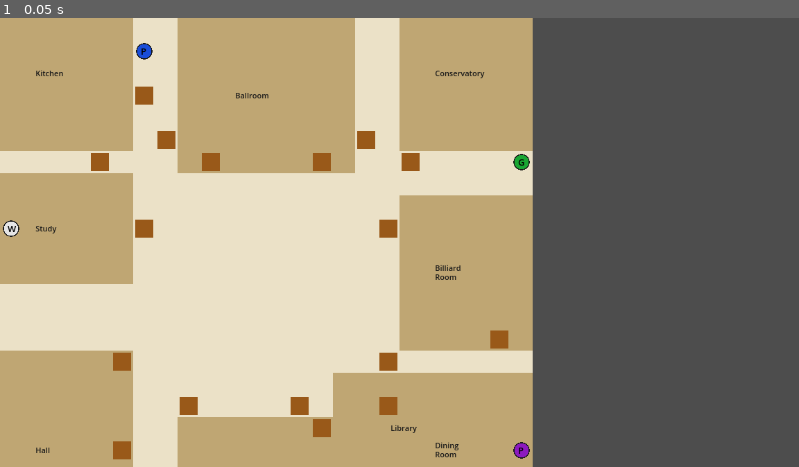
Above: before the commit, frame 1.
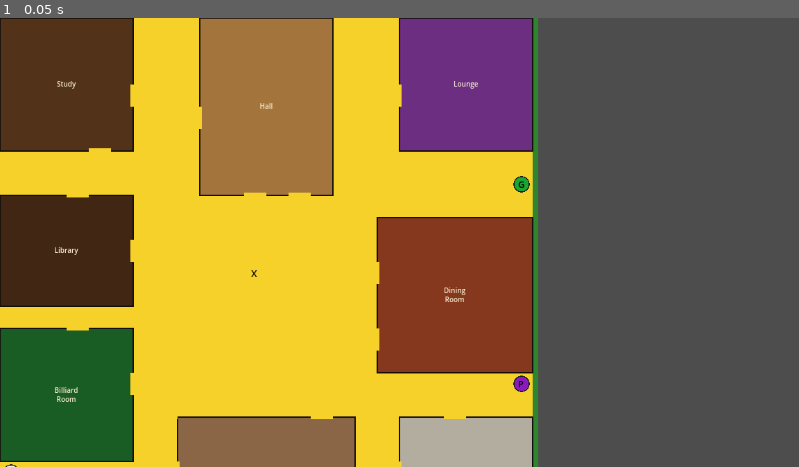
Above: after the commit, the same moment.

Repository: GamanMil/Cluedo_Team50_Godot
Game: Godot game, scene res://Scenes/test_board.tscn
The game is run twice, just before and just after one commit, with the same random seed, the same clock (stepped at 60 frames per second) and the same inputs.
Inputs:
- Up to frame 1 (0.05 s): no input

The runs differ from the first frame. In frame 1, 67% of the frame differs, in the area x 0-68%, y 0-100%.

Commit message:
updated the board to fit the original layout - still not perfect but working

Diff:
--- a/Scripts/Board.gd
+++ b/Scripts/Board.gd
@@ -1,6 +1,5 @@
 extends Node2D
 class_name Board
-
 
 signal player_entered_room(room_name: String)
 signal player_entered_corridor()
@@ -8,31 +7,43 @@
 const COLS      = 24
 const ROWS      = 25
 const CELL_SIZE = 32
-
-
-const COLOR_ROOM        = Color(0.75, 0.65, 0.45)   # tan
-const COLOR_CORRIDOR    = Color(0.92, 0.88, 0.78)   # light cream
-const COLOR_WALL        = Color(0.15, 0.12, 0.10)   # near black
-const COLOR_HIGHLIGHT   = Color(0.3,  0.8,  0.3, 0.5) # translucent green
-const COLOR_ROOM_LABEL  = Color(0.1,  0.1,  0.1)
-const COLOR_DOOR        = Color(0.6,  0.35, 0.1)    # brown door marker
+const WALL_W    = 2.5
+
+const COLOR_BG         = Color(0.18, 0.52, 0.18)
+const COLOR_CORRIDOR   = Color(0.96, 0.82, 0.16)
+const COLOR_WALL       = Color(0.08, 0.06, 0.05)
+const COLOR_HIGHLIGHT  = Color(0.20, 0.95, 0.25, 0.50)
+const COLOR_LABEL      = Color(0.96, 0.92, 0.80)
+const COLOR_CENTRE_TXT = Color(0.10, 0.10, 0.10)
+
+const ROOM_COLORS: Dictionary = {
+	"Study":         Color(0.32, 0.20, 0.10),
+	"Hall":          Color(0.64, 0.46, 0.24),
+	"Lounge":        Color(0.42, 0.18, 0.50),
+	"Library":       Color(0.26, 0.15, 0.08),
+	"Dining Room":   Color(0.52, 0.22, 0.12),
+	"Billiard Room": Color(0.10, 0.36, 0.14),
+	"Conservatory":  Color(0.24, 0.48, 0.22),
+	"Ballroom":      Color(0.54, 0.40, 0.28),
+	"Kitchen":       Color(0.70, 0.68, 0.62),
+}
 
 const STARTING_CELLS: Dictionary = {
 	"Miss Scarlett": Vector2i(7,  24),
-	"Col Mustard":   Vector2i(14, 24),
-	"Prof Plum":     Vector2i(23, 19),
-	"Rev Green":     Vector2i(23, 6),
-	"Mrs Peacock":   Vector2i(6,  1),
-	"Mrs White":     Vector2i(0,  9)
+	"Col Mustard":   Vector2i(17, 24),
+	"Prof Plum":     Vector2i(23, 16),
+	"Rev Green":     Vector2i(23,  7),
+	"Mrs Peacock":   Vector2i(6,  22),
+	"Mrs White":     Vector2i(0,  20),
 }
 
 const TOKEN_COLORS: Dictionary = {
-	"Miss Scarlett": Color(0.85, 0.1,  0.1),
-	"Col Mustard":   Color(0.85, 0.75, 0.1),
-	"Prof Plum":     Color(0.55, 0.1,  0.75),
-	"Rev Green":     Color(0.1,  0.65, 0.2),
-	"Mrs Peacock":   Color(0.1,  0.3,  0.85),
-	"Mrs White":     Color(0.9,  0.9,  0.9)
+	"Miss Scarlett": Color(0.85, 0.10, 0.10),
+	"Col Mustard":   Color(0.85, 0.75, 0.10),
+	"Prof Plum":     Color(0.55, 0.10, 0.75),
+	"Rev Green":     Color(0.10, 0.65, 0.20),
+	"Mrs Peacock":   Color(0.10, 0.30, 0.85),
+	"Mrs White":     Color(0.92, 0.92, 0.92),
 }
 
 var rooms: Dictionary = {}
@@ -50,30 +61,65 @@
 	queue_redraw()
 
 func _define_rooms() -> void:
-	_add_room("Kitchen",       _rect(0,0,5,5),        [Vector2i(4,6), Vector2i(6,3)],            "Study")
-	_add_room("Ballroom",      _rect(8,0,15,6),        [Vector2i(7,5), Vector2i(9,6), Vector2i(14,6), Vector2i(16,5)], "")
-	_add_room("Conservatory",  _rect(18,0,23,5),       [Vector2i(18,6)],                          "Lounge")
-	_add_room("Billiard Room", _rect(18,8,23,14),      [Vector2i(17,9), Vector2i(22,14)],         "")
-	_add_room("Dining Room",   _rect(18,16,23,22),     [Vector2i(17,17), Vector2i(20,22)],        "")
-	_add_room("Library",       _rect(15,16,21,20),     [Vector2i(17,15), Vector2i(14,18)],        "")
-	_add_room("Study",         _rect(0,7,5,11),        [Vector2i(6,9)],                           "Kitchen")
-	_add_room("Hall",          _rect(0,15,5,23),       [Vector2i(5,15), Vector2i(5,19)],          "")
-	_add_room("Lounge",        _rect(8,18,15,24),      [Vector2i(8,17), Vector2i(13,17)],         "Conservatory")
-
-func _add_room(name: String, cells: Array[Vector2i], doors: Array[Vector2i], passage_to: String) -> void:
+	_add_room("Study",
+		_rect(0, 0, 5, 5),
+		[Vector2i(6, 3), Vector2i(4, 6)],
+		"Kitchen")
+
+	_add_room("Hall",
+		_rect(9, 0, 14, 7),
+		[Vector2i(8, 4), Vector2i(11, 8), Vector2i(13, 8)],
+		"")
+
+	_add_room("Lounge",
+		_rect(18, 0, 23, 5),
+		[Vector2i(17, 3)],
+		"Conservatory")
+
+	_add_room("Library",
+		_rect(0, 8, 5, 12),
+		[Vector2i(6, 10), Vector2i(3, 7)],
+		"")
+
+	_add_room("Dining Room",
+		_rect(17, 9, 23, 15),
+		[Vector2i(16, 11), Vector2i(16, 14)],
+		"")
+
+	_add_room("Billiard Room",
+		_rect(0, 14, 5, 19),
+		[Vector2i(6, 16), Vector2i(3, 13)],
+		"")
+
+	_add_room("Conservatory",
+		_rect(0, 21, 4, 24),
+		[Vector2i(5, 22)],
+		"Lounge")
+
+	_add_room("Ballroom",
+		_rect(8, 18, 15, 24),
+		[Vector2i(7, 20), Vector2i(7, 17), Vector2i(14, 17)],
+		"")
+
+	_add_room("Kitchen",
+		_rect(18, 18, 23, 24),
+		[Vector2i(17, 20), Vector2i(20, 17)],
+		"Study")
+
+func _add_room(name: String, cells: Array[Vector2i], doors: Array[Vector2i], passage: String) -> void:
 	var r               = RoomData.new()
 	r.room_name         = name
 	r.cells             = cells
 	r.door_cells        = doors
-	r.secret_passage_to = passage_to
+	r.secret_passage_to = passage
 	rooms[name]         = r
 
 func _rect(x1: int, y1: int, x2: int, y2: int) -> Array[Vector2i]:
-	var cells: Array[Vector2i] = []
+	var out: Array[Vector2i] = []
 	for y in range(y1, y2 + 1):
 		for x in range(x1, x2 + 1):
-			cells.append(Vector2i(x, y))
-	return cells
+			out.append(Vector2i(x, y))
+	return out
 
 func _build_room_cell_lookup() -> void:
 	_room_cells.clear()
@@ -82,59 +128,93 @@
 			_room_cells[cell] = room.room_name
 
 func _draw() -> void:
-	_draw_grid()
+	_draw_background()
+	_draw_cells()
+	_draw_room_outlines_and_doors()
+	_draw_centre_marker()
+	_draw_room_labels()
 	_draw_highlights()
-	_draw_room_labels()
-	_draw_doors()
-
-func _draw_grid() -> void:
+
+func _draw_background() -> void:
+	var board_px = Vector2(COLS * CELL_SIZE, ROWS * CELL_SIZE)
+	draw_rect(Rect2(Vector2.ZERO - Vector2(8, 8), board_px + Vector2(16, 16)), COLOR_BG)
+
+func _draw_cells() -> void:
 	for row in range(ROWS):
 		for col in range(COLS):
-			var cell = Vector2i(col, row)
-			var rect = _cell_rect(cell)
-			var color = COLOR_ROOM if _room_cells.has(cell) else COLOR_CORRIDOR
-			draw_rect(rect, color)
-			draw_rect(rect, COLOR_WALL, false, 0.5)
+			var cell  = Vector2i(col, row)
+			var color = ROOM_COLORS.get(_room_cells.get(cell, ""), COLOR_CORRIDOR)
+			draw_rect(_cell_rect(cell), color)
+
+func _draw_room_outlines_and_doors() -> void:
+	for room in rooms.values():
+		var pr = _room_pixel_rect(room)
+		draw_rect(pr, COLOR_WALL, false, WALL_W)
+		var bounds = _room_cell_bounds(room)
+		for door in room.door_cells:
+			_draw_door_gap(bounds, pr, door)
+
+func _draw_door_gap(bounds: Rect2i, pr: Rect2, door: Vector2i) -> void:
+	var gap = WALL_W + 1
+	if door.y < bounds.position.y:
+		draw_rect(Rect2(door.x * CELL_SIZE, pr.position.y - gap, CELL_SIZE, gap * 2), COLOR_CORRIDOR)
+	elif door.y >= bounds.position.y + bounds.size.y:
+		draw_rect(Rect2(door.x * CELL_SIZE, pr.end.y - gap, CELL_SIZE, gap * 2), COLOR_CORRIDOR)
+	elif door.x < bounds.position.x:
+		draw_rect(Rect2(pr.position.x - gap, door.y * CELL_SIZE, gap * 2, CELL_SIZE), COLOR_CORRIDOR)
+	elif door.x >= bounds.position.x + bounds.size.x:
+		draw_rect(Rect2(pr.end.x - gap, door.y * CELL_SIZE, gap * 2, CELL_SIZE), COLOR_CORRIDOR)
+
+func _draw_centre_marker() -> void:
+	var centre = Vector2(11 * CELL_SIZE + CELL_SIZE * 0.5, 11 * CELL_SIZE + CELL_SIZE * 0.5)
+	var font   = ThemeDB.fallback_font
+	draw_string(font, centre + Vector2(-6, 6), "X", HORIZONTAL_ALIGNMENT_LEFT, -1, 14, COLOR_WALL)
+
+func _draw_room_labels() -> void:
+	var font      = ThemeDB.fallback_font
+	var font_size = 10
+	for room in rooms.values():
+		var pr     = _room_pixel_rect(room)
+		var centre = pr.get_center()
+		var parts  = room.room_name.split(" ")
+		var line_h = font_size + 3
+		var total_h = parts.size() * line_h
+		for i in range(parts.size()):
+			var word  = parts[i]
+			var tw    = font.get_string_size(word, HORIZONTAL_ALIGNMENT_LEFT, -1, font_size).x
+			var pos   = centre + Vector2(-tw * 0.5, -total_h * 0.5 + i * line_h + font_size)
+			draw_string(font, pos, word, HORIZONTAL_ALIGNMENT_LEFT, -1, font_size, COLOR_LABEL)
 
 func _draw_highlights() -> void:
 	for cell in _highlighted_cells:
 		draw_rect(_cell_rect(cell), COLOR_HIGHLIGHT)
 
-func _draw_room_labels() -> void:
-	var font = ThemeDB.fallback_font
-	for room in rooms.values():
-		var centre = room.centre_cell()
-		var pos    = _cell_to_world(centre) + Vector2(CELL_SIZE * 0.5, CELL_SIZE * 0.5)
-		var parts = room.room_name.split(" ")
-		if parts.size() == 1:
-			draw_string(font, pos + Vector2(-CELL_SIZE * 0.9, 4), room.room_name,
-				HORIZONTAL_ALIGNMENT_LEFT, -1, 11, COLOR_ROOM_LABEL)
-		else:
-			var line1 = parts[0]
-			var line2 = " ".join(parts.slice(1))
-			draw_string(font, pos + Vector2(-CELL_SIZE * 0.9, -3), line1,
-				HORIZONTAL_ALIGNMENT_LEFT, -1, 11, COLOR_ROOM_LABEL)
-			draw_string(font, pos + Vector2(-CELL_SIZE * 0.9, 10), line2,
-				HORIZONTAL_ALIGNMENT_LEFT, -1, 11, COLOR_ROOM_LABEL)
-
-func _draw_doors() -> void:
-	for room in rooms.values():
-		for door_cell in room.door_cells:
-			var rect = _cell_rect(door_cell)
-			var inset = rect.grow(-3)
-			draw_rect(inset, COLOR_DOOR)
-
 func _cell_rect(cell: Vector2i) -> Rect2:
 	return Rect2(cell.x * CELL_SIZE, cell.y * CELL_SIZE, CELL_SIZE, CELL_SIZE)
 
 func _cell_to_world(cell: Vector2i) -> Vector2:
 	return Vector2(cell.x * CELL_SIZE, cell.y * CELL_SIZE)
 
+func map_to_local(cell: Vector2i) -> Vector2:
+	return _cell_to_world(cell) + Vector2(CELL_SIZE * 0.5, CELL_SIZE * 0.5)
+
 func world_to_cell(world_pos: Vector2) -> Vector2i:
 	return Vector2i(int(world_pos.x / CELL_SIZE), int(world_pos.y / CELL_SIZE))
 
-func map_to_local(cell: Vector2i) -> Vector2:
-	return _cell_to_world(cell) + Vector2(CELL_SIZE * 0.5, CELL_SIZE * 0.5)
+func _room_cell_bounds(room: RoomData) -> Rect2i:
+	if room.cells.is_empty():
+		return Rect2i()
+	var mn = room.cells[0]
+	var mx = room.cells[0]
+	for c in room.cells:
+		mn = Vector2i(min(mn.x, c.x), min(mn.y, c.y))
+		mx = Vector2i(max(mx.x, c.x), max(mx.y, c.y))
+	return Rect2i(mn, mx - mn + Vector2i(1, 1))
+
+func _room_pixel_rect(room: RoomData) -> Rect2:
+	var b = _room_cell_bounds(room)
+	return Rect2(b.position.x * CELL_SIZE, b.position.y * CELL_SIZE,
+				 b.size.x * CELL_SIZE, b.size.y * CELL_SIZE)
 
 func _spawn_tokens(players: Array) -> void:
 	for player in players:
@@ -143,8 +223,8 @@
 		token.set_color(TOKEN_COLORS.get(player.suspect_name, Color.GRAY))
 		add_child(token)
 		tokens[player.suspect_name] = token
-		var start_cell = STARTING_CELLS.get(player.suspect_name, Vector2i(12, 12))
-		token.move_to_cell(start_cell, "", self)
+		var start = STARTING_CELLS.get(player.suspect_name, Vector2i(12, 12))
+		token.move_to_cell(start, "", self)
 
 func highlight_reachable_cells(suspect_name: String, steps: int) -> void:
 	_active_token = tokens.get(suspect_name, null)
@@ -155,6 +235,7 @@
 
 func _clear_highlights() -> void:
 	_highlighted_cells.clear()
+	_active_token = null
 	queue_redraw()
 
 func _get_reachable_cells(from: Vector2i, steps: int) -> Array[Vector2i]:
@@ -164,16 +245,16 @@
 	var occupied                   = _get_occupied_corridor_cells()
 
 	while not queue.is_empty():
-		var entry     = queue.pop_front()
+		var entry      = queue.pop_front()
 		var cell: Vector2i = entry[0]
-		var remaining: int = entry[1]
-
-		var in_room = _room_cells.has(cell)
+		var rem: int       = entry[1]
+		var in_room        = _room_cells.has(cell)
+
 		if in_room and cell != from:
 			reachable.append(cell)
 			continue
 
-		if remaining == 0:
+		if rem == 0:
 			if not in_room:
 				reachable.append(cell)
 			continue
@@ -186,33 +267,27 @@
 			if not _room_cells.has(nb) and occupied.has(nb):
 				continue
 			visited[nb] = true
-			queue.append([nb, remaining - 1])
+			queue.append([nb, rem - 1])
 
 	return reachable
 
 func _orthogonal_neighbours(cell: Vector2i) -> Array[Vector2i]:
-	return [
-		cell + Vector2i(1, 0), cell + Vector2i(-1, 0),
-		cell + Vector2i(0, 1), cell + Vector2i(0, -1)
-	]
+	return [cell + Vector2i(1,0), cell + Vector2i(-1,0),
+			cell + Vector2i(0,1), cell + Vector2i(0,-1)]
 
 func _is_walkable(cell: Vector2i) -> bool:
-	if cell.x < 0 or cell.x >= COLS or cell.y < 0 or cell.y >= ROWS:
-		return false
-	return true
+	return cell.x >= 0 and cell.x < COLS and cell.y >= 0 and cell.y < ROWS
 
 func _room_for_cell(cell: Vector2i) -> RoomData:
 	var name = _room_cells.get(cell, "")
-	if name == "":
-		return null
-	return rooms.get(name, null)
+	return rooms.get(name, null) if name != "" else null
 
 func _get_occupied_corridor_cells() -> Dictionary:
-	var occupied: Dictionary = {}
+	var occ: Dictionary = {}
 	for token in tokens.values():
 		if token.current_room == "":
-			occupied[token.current_cell] = true
-	return occupied
+			occ[token.current_cell] = true
+	return occ
 
 func _unhandled_input(event: InputEvent) -> void:
 	if not event is InputEventMouseButton:
@@ -221,18 +296,13 @@
 		return
 	if _highlighted_cells.is_empty() or _active_token == null:
 		return
-
-	var clicked_cell = world_to_cell(get_local_mouse_position())
-	if not clicked_cell in _highlighted_cells:
-		return
-
-	var room      = _room_for_cell(clicked_cell)
+	var clicked = world_to_cell(get_local_mouse_position())
+	if not clicked in _highlighted_cells:
+		return
+	var room      = _room_for_cell(clicked)
 	var room_name = room.room_name if room != null else ""
-
-	_active_token.move_to_cell(clicked_cell, room_name, self)
-	_active_token = null
+	_active_token.move_to_cell(clicked, room_name, self)
 	_clear_highlights()
-
 	if room_name != "":
 		emit_signal("player_entered_room", room_name)
 	else:
